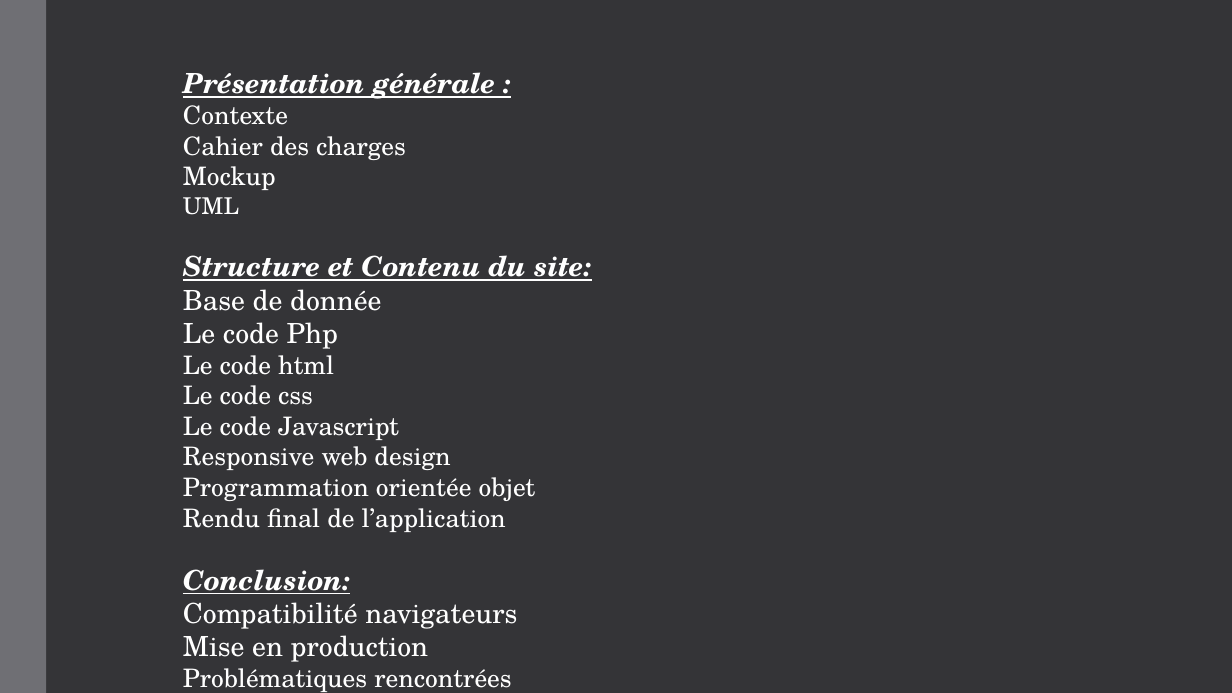
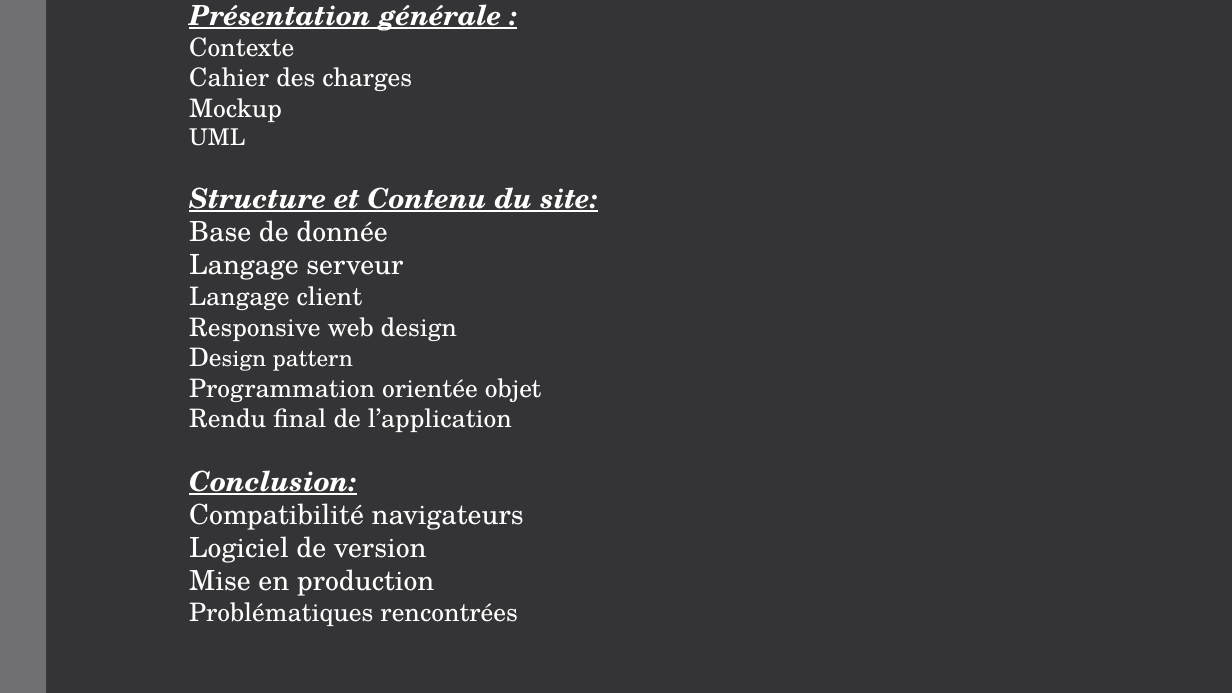
Before and after one commit to LaureenPerrin/project4_Blog-application-in-PHP-and-with-a-MySQL-database, a slide deck: slide 2 of powerpoint/project4.pptx. Drawn at 1232x693 pixels with LibreOffice and Linux fonts; fonts in the diff are those of the drawing. Boxes give left, top, right and bottom in pixels: in the first picture for what was removed or moved away, otherwise in the second. Text is boxed around its words. In the diff, an @@ line names an element or a change of style, - is before the commit and + after.

```diff
--- a/powerpoint/project4.pptx
+++ b/powerpoint/project4.pptx
@@ title at [189, 4, 597, 626]: text changed; size 19.8 to 21.6 pt @@
-  Présentation générale :
-  Contexte
-  Cahier des charges
-  Mockup
-  UML
-  Structure et Contenu du site:
-  Base de donnée
-  Le code Php
-  Le code html
-  Le code css
-  Le code Javascript
-  Responsive web design
-  Programmation orientée objet
-  Rendu final de l’application
-  Conclusion:
-  Compatibilité navigateurs
-  Mise en production
-  Problématiques rencontrées
+  Présentation générale :
+  Contexte
+  Cahier des charges
+  Mockup
+  UML
+  Structure et Contenu du site:
+  Base de donnée
+  Langage serveur
+  Langage client
+  Responsive web design
+  Design pattern
+  Programmation orientée objet
+  Rendu final de l’application
+  Conclusion:
+  Compatibilité navigateurs
+  Logiciel de version
+  Mise en production
+  Problématiques rencontrées
```
Also in this commit, not shown: 2 other slides changed, 9 slides added, 2 slides removed, 1 other file.
